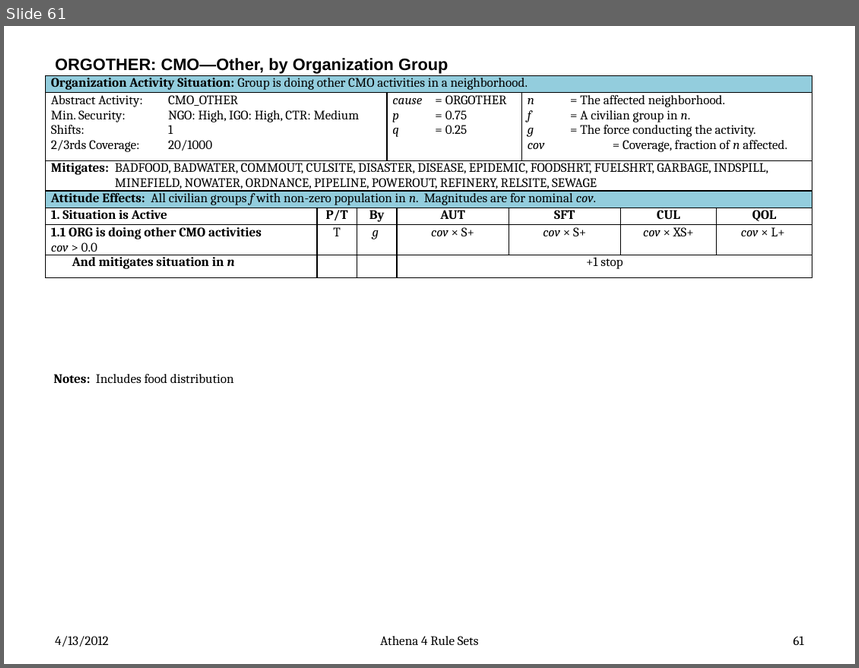
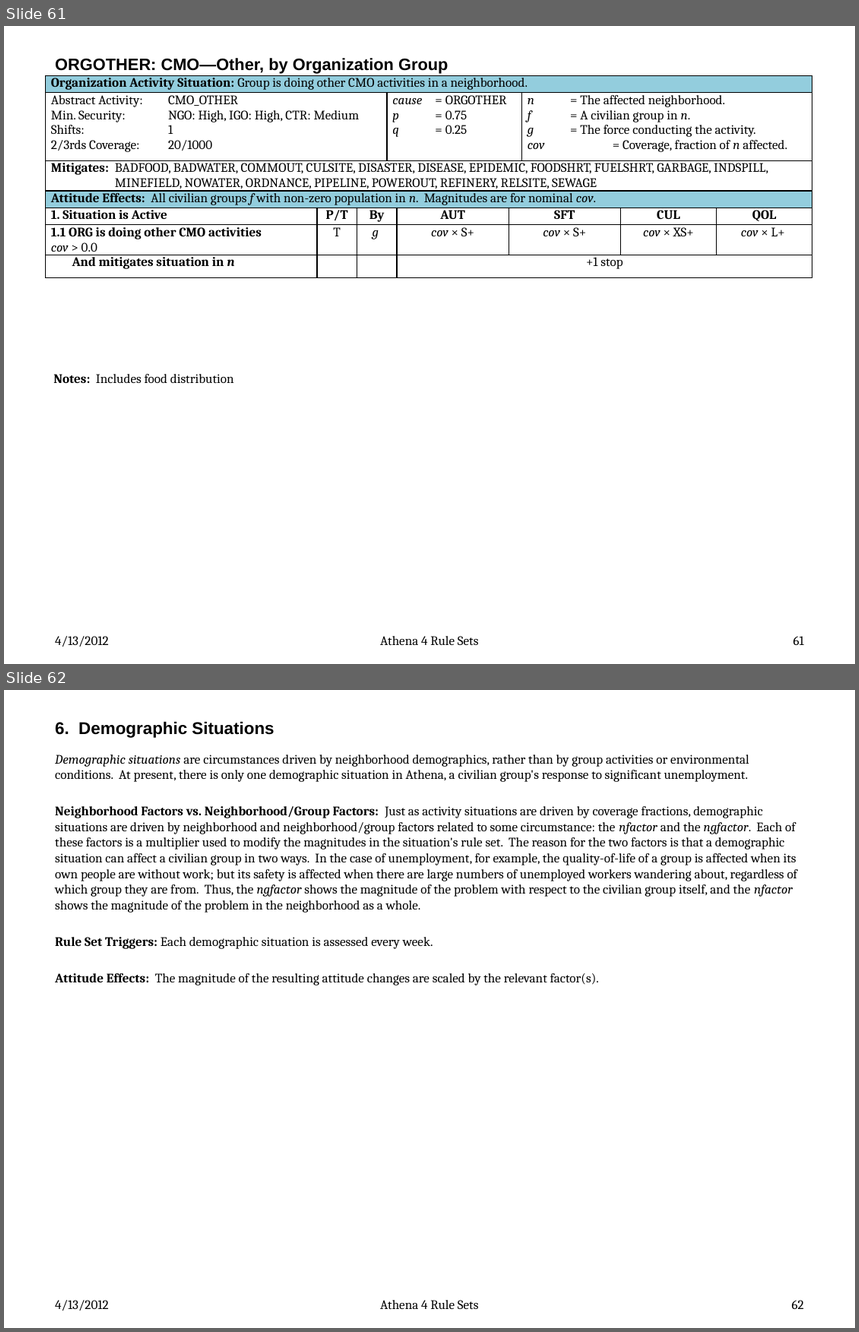
Before and after one commit to AthenaModel/athena-legacy, a slide deck: docs/dev/rules.pptx. Shown one above the other, each under a label of ours: slide 61 before the commit, slides 61 and 62 after it. The pictures are 859x668 and 859x1332 pixels, drawn with LibreOffice and Linux fonts; fonts in the diff are those of the drawing. Boxes give left, top, right and bottom in pixels: in the first picture for what was removed or moved away, otherwise in the second. Text is boxed around its words. In the diff, an @@ line names an element or a change of style, - is before the commit and + after.

Commit message:
Got all rule sets but CONTROL.

```diff
--- a/docs/dev/rules.pptx
+++ b/docs/dev/rules.pptx
@@ slide 62 added at box(4, 690, 855, 1328), background #FFFFFF @@
@@ title added at box(55, 721, 274, 738), 14.4 pt, text #000000, bold @@
+6. Demographic Situations
@@ text added at box(55, 755, 798, 986), 11 pt, text #000000 @@
+Demographic situations are circumstances driven by neighborhood demographics, rather than by group activities or environmental conditions. At present, there is only one demographic situation in Athena, a civilian group's response to significant unemployment.
+Neighborhood Factors vs. Neighborhood/Group Factors: Just as activity situations are driven by coverage fractions, demographic situations are driven by neighborhood and neighborhood/group factors related to some circumstance: the nfactor and the ngfactor. Each of these factors is a multiplier used to modify the magnitudes in the situation's rule set. The reason for the two factors is that a demographic situation can affect a civilian group in two ways. In the case of unemployment, for example, the quality-of-life of a group is affected when its own people are without work; but its safety is affected when there are large numbers of unemployed workers wandering about, regardless of which group they are from. Thus, the ngfactor shows the magnitude of the problem with respect to the civilian group itself, and the nfactor shows the magnitude of the problem in the neighborhood as a whole.
+Rule Set Triggers: Each demographic situation is assessed every week.
+Attitude Effects: The magnitude of the resulting attitude changes are scaled by the relevant factor(s).
@@ text added at box(55, 1300, 109, 1311), 11 pt, text #000000 @@
+4/13/2012
@@ text added at box(380, 1300, 479, 1309), 11 pt, text #000000 @@
+Athena 4 Rule Sets
@@ page number added at box(792, 1300, 804, 1309), 11 pt, text #000000 @@
+62
```
Also in this commit, not shown: 5 other slides added.
